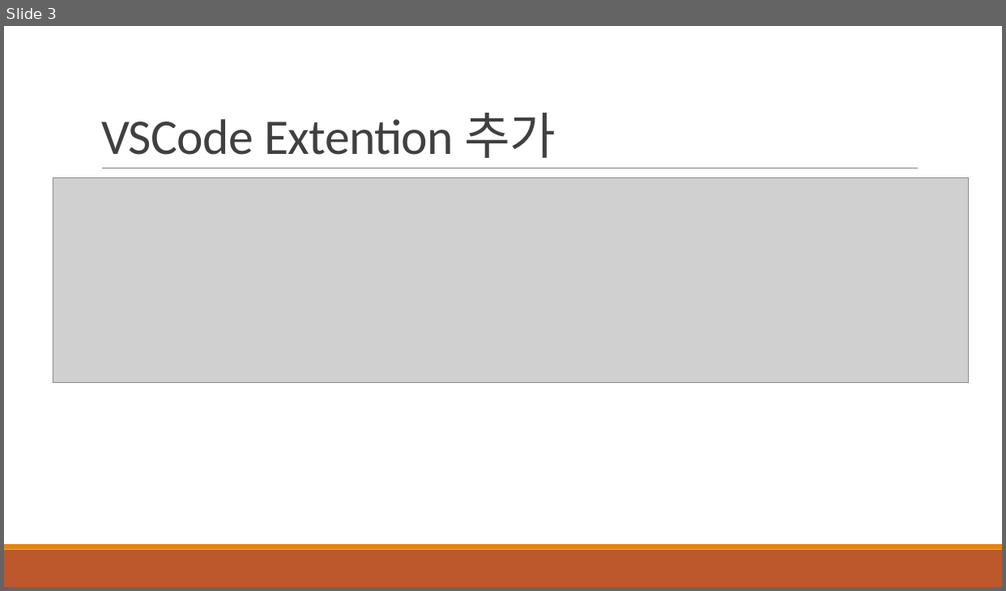
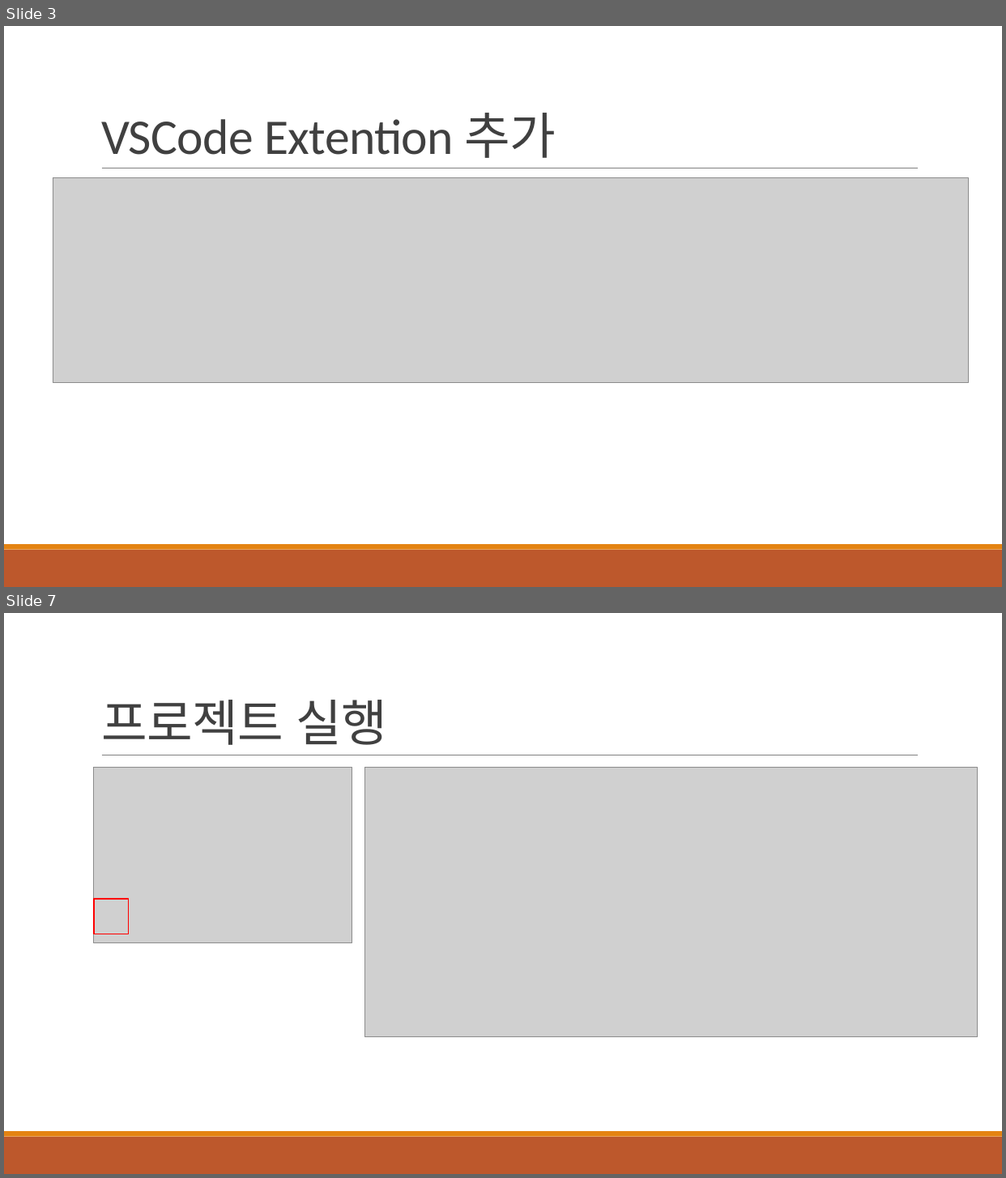
Before and after one commit to khb3025/react, a slide deck: ppt/3. 부트 프로젝트 생성.pptx. Shown one above the other, each under a label of ours: slide 3 before the commit, slides 3 and 7 after it; the slides between them are not shown. The pictures are 1006x591 and 1006x1178 pixels, drawn with LibreOffice and Linux fonts; fonts in the diff are those of the drawing; grey boxes stand for pictures. Boxes give left, top, right and bottom in pixels: in the first picture for what was removed or moved away, otherwise in the second. Text is boxed around its words. In the diff, an @@ line names an element or a change of style, - is before the commit and + after.

Commit message:
feat : 스프링 부트 VSCode 실행

```diff
--- a/ppt/3. 부트 프로젝트 생성.pptx
+++ b/ppt/3. 부트 프로젝트 생성.pptx
@@ slide 7 added at (x1=4, y1=613, x2=1002, y2=1174), background #FFFFFF; not listed: 3 template elements that a slide beside it also shows @@
@@ title added at (x1=101, y1=700, x2=388, y2=745), 48 pt, text #404040 @@
+프로젝트 실행
@@ picture added at (x1=94, y1=767, x2=352, y2=943) @@
@@ picture added at (x1=364, y1=767, x2=978, y2=1037) @@
@@ rectangle added at (x1=94, y1=899, x2=128, y2=934), outline #FF0000 1.25 pt @@
```
Also in this commit, not shown: 1 slide changed, 2 other slides added, 4 other files.
